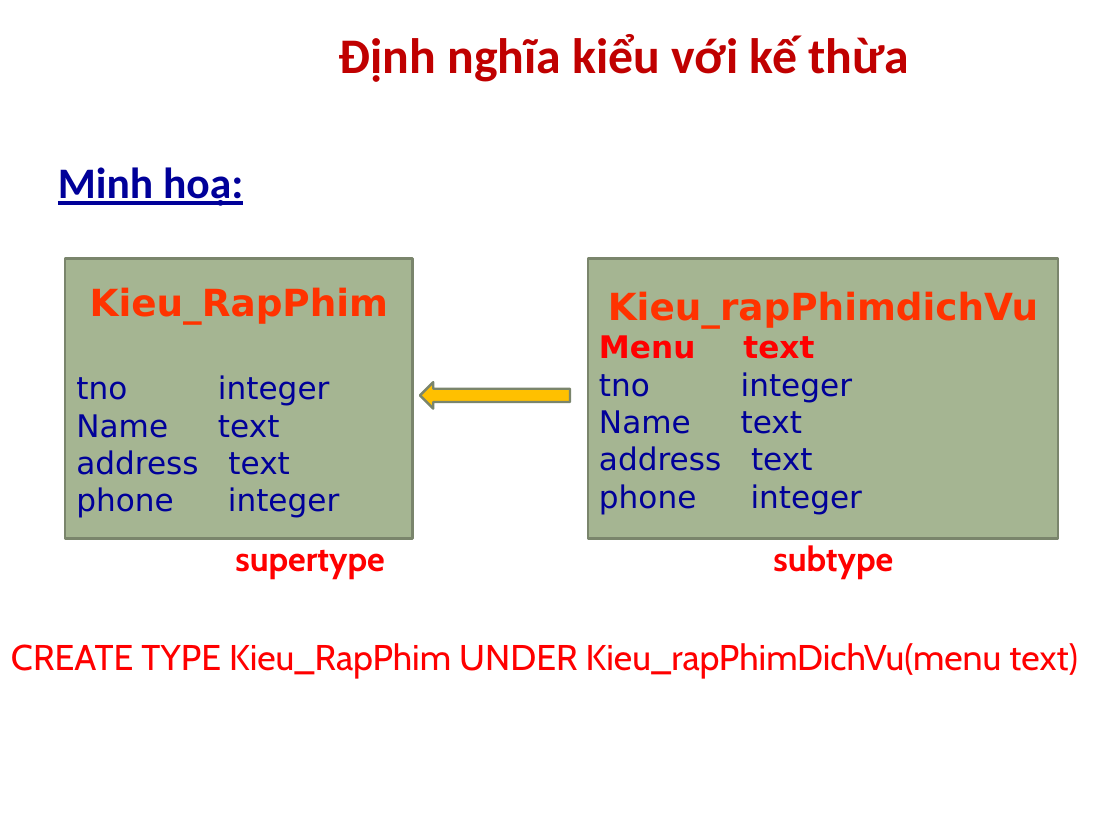
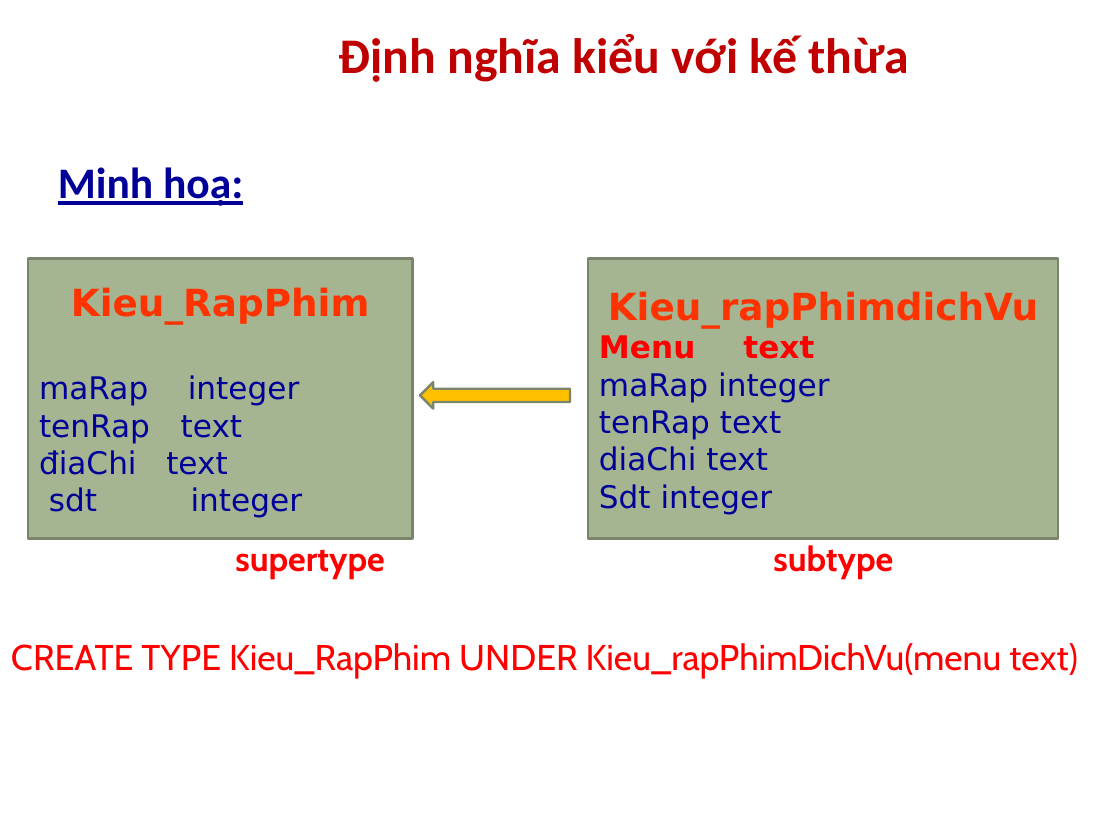
Before and after one commit to computerline1z/thaothaotientien, a slide deck: slide 12 of Thanh Thảo - 0912431/Seminar/topic#8b chapter 4-5___VER3.pptx. Drawn at 1120x840 pixels with LibreOffice and Linux fonts; fonts in the diff are those of the drawing; background and template pictures are left out. Boxes give left, top, right and bottom in pixels: in the first picture for what was removed or moved away, otherwise in the second. Text is boxed around its words. In the diff, an @@ line names an element or a change of style, - is before the commit and + after.

```diff
--- a/Thanh Thảo - 0912431/Seminar/topic#8b chapter 4-5___VER3.pptx
+++ b/Thanh Thảo - 0912431/Seminar/topic#8b chapter 4-5___VER3.pptx
@@ rectangle "Kieu_RapPhim": place and size @@
-rectangle "Kieu_RapPhim" at <box>65,259,412,539</box>
+rectangle "Kieu_RapPhim" at <box>28,259,412,539</box>
@@ text in rectangle at <box>39,375,303,518</box>: text changed @@
-tno integer
-Name text
-address text
-phone integer
+maRap integer
+tenRap text
+điaChi text
+sdt integer
@@ text in rectangle at <box>599,372,829,514</box>: text changed @@
-tno integer
-Name text
-address text
-phone integer
+maRap integer
+tenRap text
+diaChi text
+Sdt integer
```
Also in this commit, not shown: 4 other slides changed.
